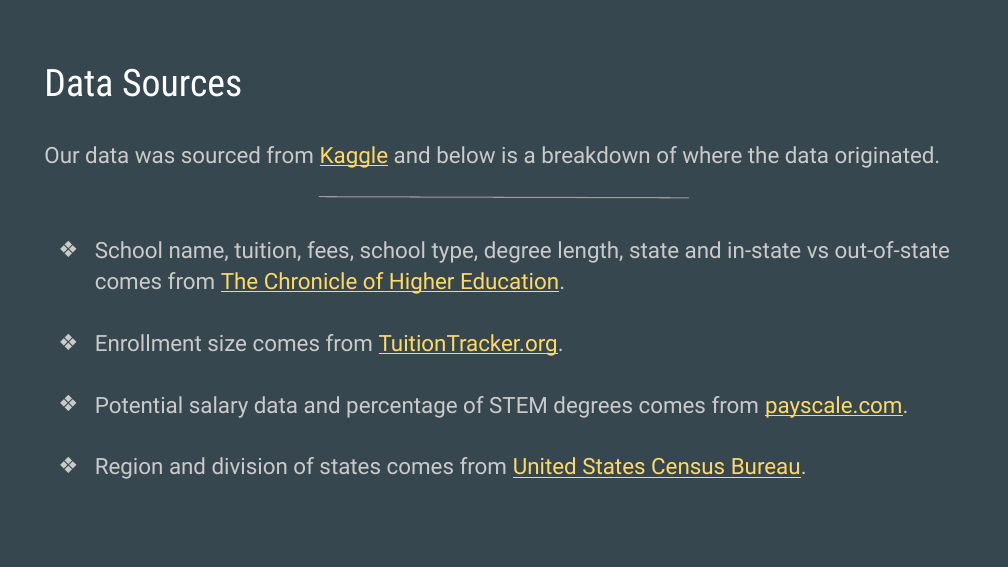
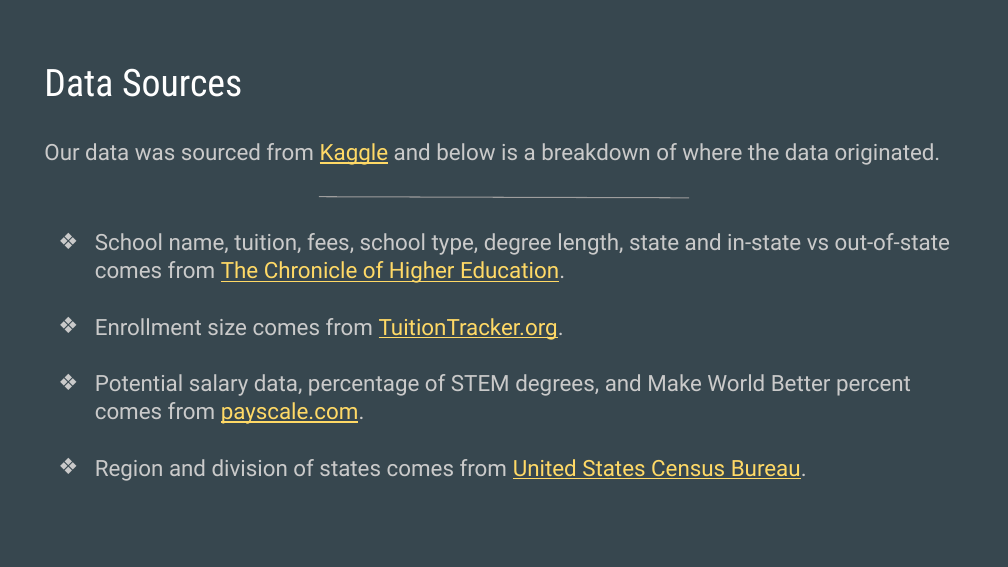
Before and after one commit to razon7/Group-Project, a slide deck: slide 4 of College_Costs_Career_Pay.pptx. Drawn at 1008x567 pixels with LibreOffice and Linux fonts; fonts in the diff are those of the drawing. Boxes give left, top, right and bottom in pixels: in the first picture for what was removed or moved away, otherwise in the second. Text is boxed around its words. In the diff, an @@ line names an element or a change of style, - is before the commit and + after.

Commit message:
Updated Google Slides and README file

```diff
--- a/College_Costs_Career_Pay.pptx
+++ b/College_Costs_Career_Pay.pptx
@@ text at (44,143,950,481): line spacing 1.15 to 1.05 @@
@@ text at (95,374,911,424): text changed @@
-❖ Potential salary data and percentage of STEM degrees comes from payscale.com.
+❖ Potential salary data, percentage of STEM degrees, and Make World Better percent comes from payscale.com.
```
Also in this commit, not shown: 1 other file.
